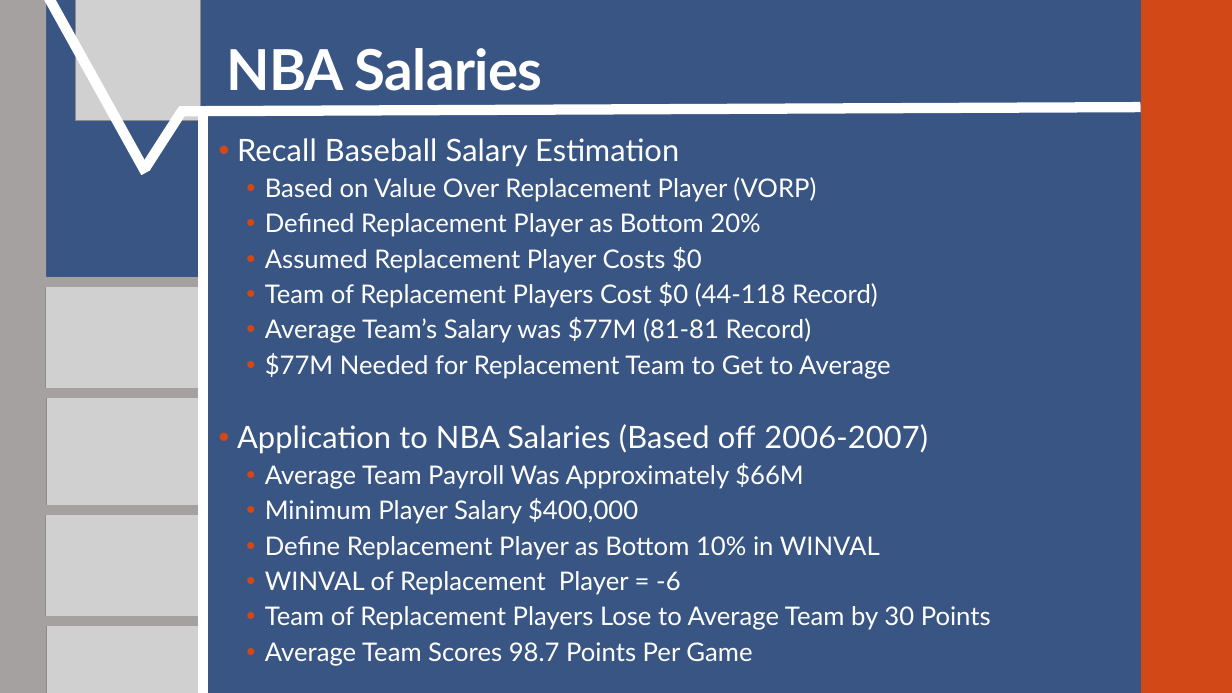
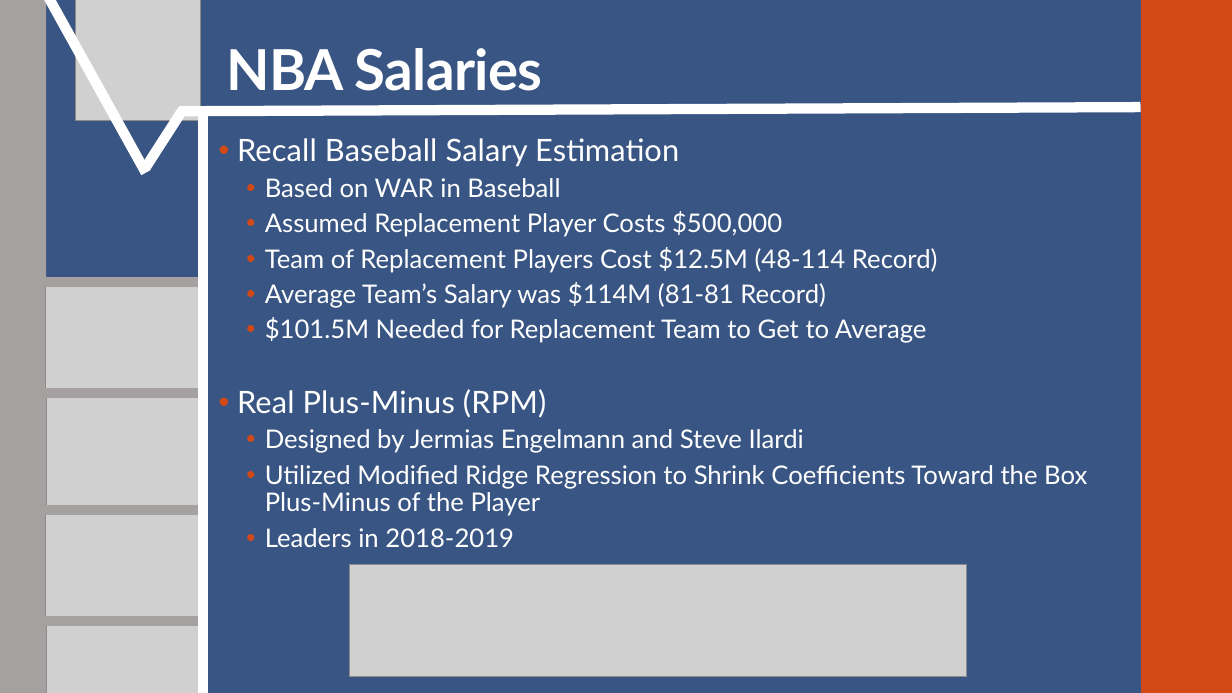
Before and after one commit to SuperMarioGiacomazzo/STOR538_WEBSITE, a slide deck: slide 2 of Slides/Basketball 4/Basketball_4_Lecture.pptx. Drawn at 1232x693 pixels with LibreOffice and Linux fonts; fonts in the diff are those of the drawing; grey boxes stand for pictures. Boxes give left, top, right and bottom in pixels: in the first picture for what was removed or moved away, otherwise in the second. Text is boxed around its words. In the diff, an @@ line names an element or a change of style, - is before the commit and + after.

```diff
--- a/Slides/Basketball 4/Basketball_4_Lecture.pptx
+++ b/Slides/Basketball 4/Basketball_4_Lecture.pptx
@@ text at (237,178,1087,547): text changed @@
-  • Based on Value Over Replacement Player (VORP)
-  • Defined Replacement Player as Bottom 20%
-  • Assumed Replacement Player Costs $0
-  • Team of Replacement Players Cost $0 (44-118 Record)
-  • Average Team’s Salary was $77M (81-81 Record)
-  • $77M Needed for Replacement Team to Get to Average
-• Application to NBA Salaries (Based off 2006-2007)
-  • Average Team Payroll Was Approximately $66M
-  • Minimum Player Salary $400,000
-  • Define Replacement Player as Bottom 10% in WINVAL
-  • WINVAL of Replacement Player = -6
-  • Team of Replacement Players Lose to Average Team by 30 Points
-  • Average Team Scores 98.7 Points Per Game
+  • Based on WAR in Baseball
+  • Assumed Replacement Player Costs $500,000
+  • Team of Replacement Players Cost $12.5M (48-114 Record)
+  • Average Team’s Salary was $114M (81-81 Record)
+  • $101.5M Needed for Replacement Team to Get to Average
+• Real Plus-Minus (RPM)
+  • Designed by Jermias Engelmann and Steve Ilardi
+  • Utilized Modified Ridge Regression to Shrink Coefficients Toward the Box Plus-Minus of the Player
+  • Leaders in 2018-2019
@@ picture added at (350,565,968,677) @@
```
Also in this commit, not shown: 6 other slides changed, 5 slides added, 5 slides removed, 5 other files.
